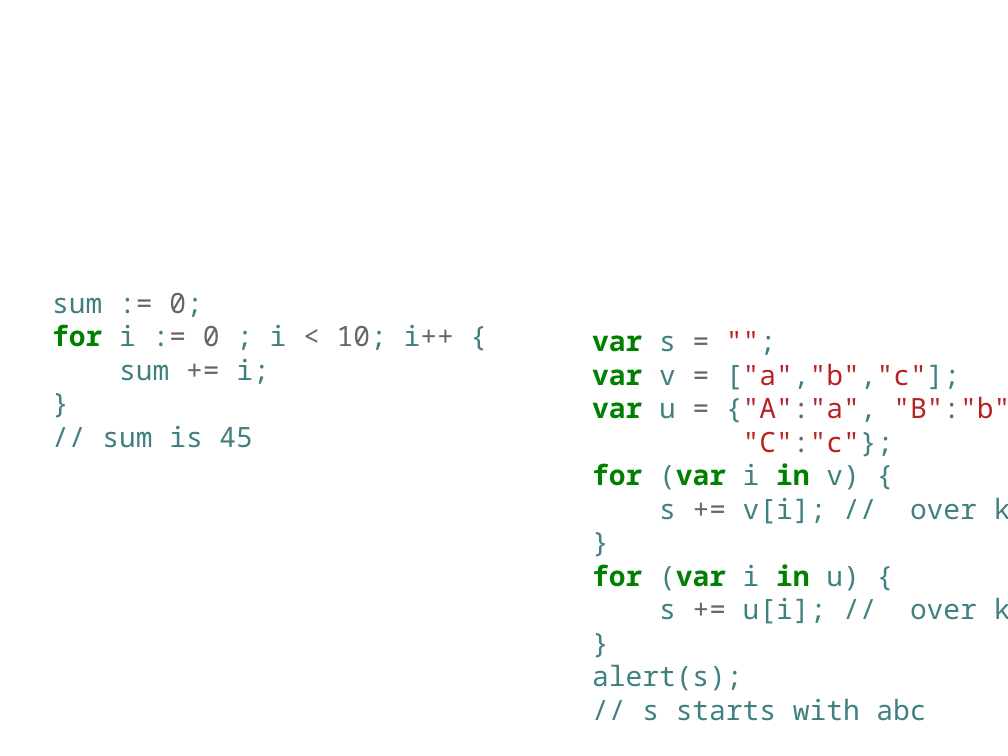
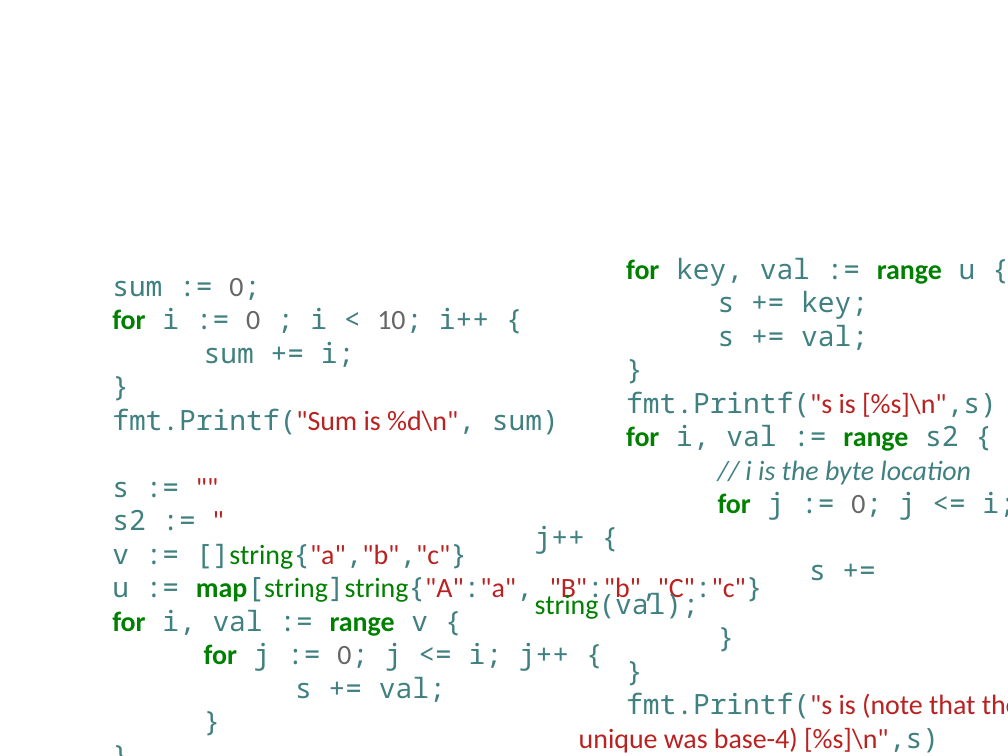
Before and after one commit to abramhindle/python-iteration-talk, a slide deck: slide 7 of iteration-talk-go.odp. Drawn at 1008x756 pixels with LibreOffice and Linux fonts; fonts in the diff are those of the drawing; background and template pictures are left out. Boxes give left, top, right and bottom in pixels: in the first picture for what was removed or moved away, otherwise in the second. Text is boxed around its words. In the diff, an @@ line names an element or a change of style, - is before the commit and + after.

```diff
--- a/iteration-talk-go.odp
+++ b/iteration-talk-go.odp
@@ text "sum := 0;": place and size @@
-text "sum := 0;" at [52, 293, 454, 448]
+text "sum := 0;" at [112, 278, 763, 702]
@@ text "for key, val := range ...": place and size @@
-text "for key, val := range ..." at [592, 335, 1008, 721]
+text "for key, val := range ..." at [535, 257, 1008, 753]
@@ text at [676, 257, 976, 350]: text changed @@
-var s = "";
-var v = ["a","b","c"];
-var u = {"A":"a", "B":"b",
-"C":"c"};
-for (var i in v) {
-s += v[i]; // over keys
+for key, val := range u {
+s += key;
+s += val;
@@ text at [112, 278, 489, 367]: font Noto Sans Mono to Calibri in "0;", "for 0 10;"; text colour #666666 to #408080 in ":=", ":= < i++", "+=" @@
@@ text at [112, 408, 763, 702]: text changed @@
-// sum is 45
+fmt.Printf("Sum is %d\n", sum)
+s := ""
+s2 := "
+v := []string{"a","b","c"}
+u := map[string]string{"A":"a", "B":"b","C":"c"}
+for i, val := range v {
+for j := 0; j <= i; j++ {
+s += val;
+}
+}
+fmt.Printf("s is [%s]\n",s)
@@ text at [535, 391, 1008, 619]: text changed; font Noto Sans Mono to Calibri @@
-for (var i in u) {
-s += u[i]; // over keys
+fmt.Printf("s is [%s]\n",s)
+for i, val := range s2 {
+// i is the byte location
+for j := 0; j <= i; j++ {
+s += string(val);
@@ text at [579, 692, 1008, 753]: text changed; font Noto Sans Mono to Calibri; text colour #408080 to #BA2121 @@
-alert(s);
-// s starts with abc
+}
+fmt.Printf("s is (note that the
+unique was base-4) [%s]\n",s)
```
Also in this commit, not shown: 1 other slide changed, 9 slides added, 2 slides removed, 2 other files.
